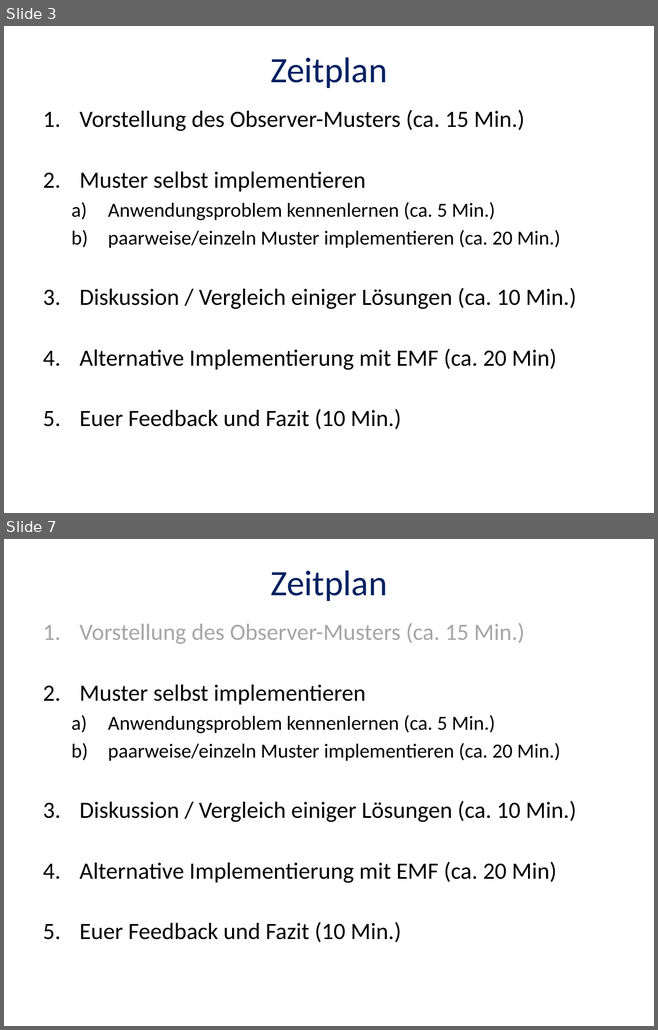
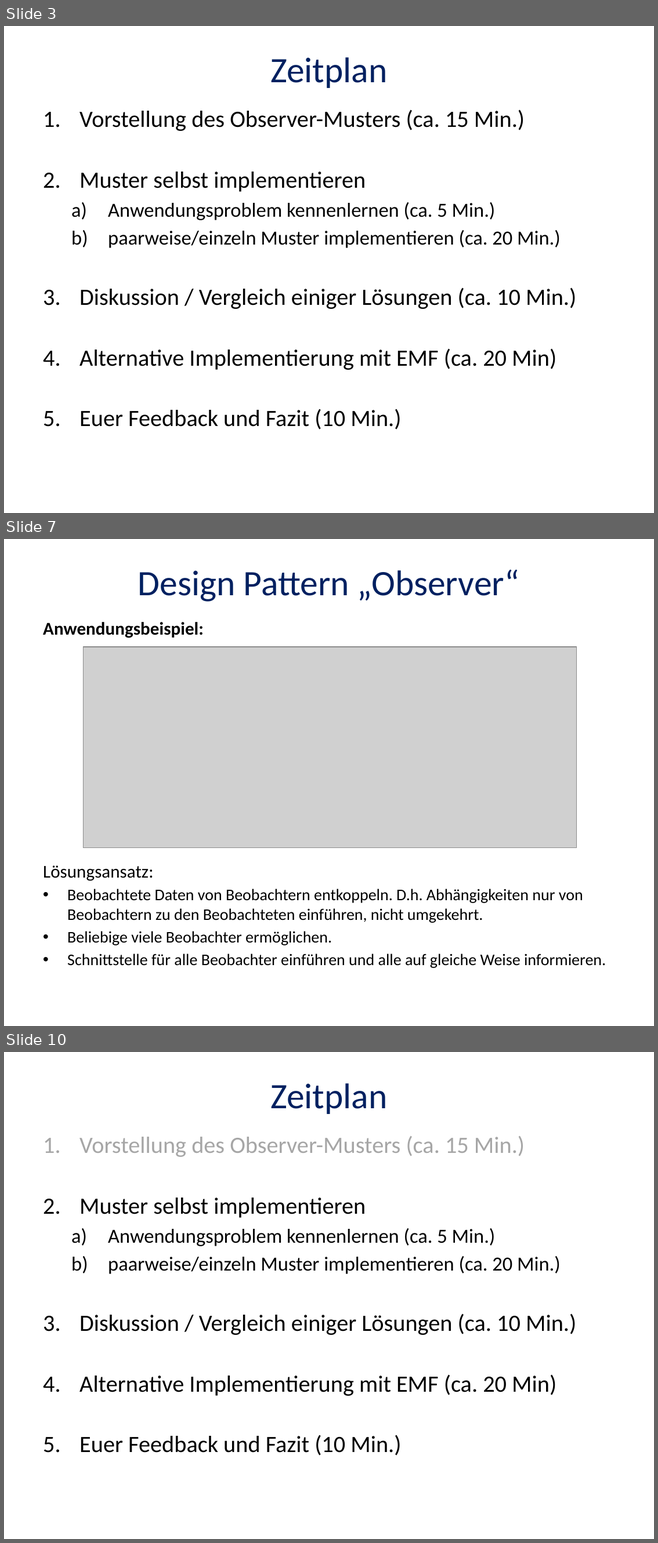
Before and after one commit to itbastian/CodingDojoDPA, a slide deck: Observer/Coding-Dojo-2015-05-06.pptx. Shown one above the other, each under a label of ours: slides 3 and 7 before the commit, slides 3, 7 and 10 after it; the slides between them are not shown. The pictures are 658x1030 and 658x1543 pixels, drawn with LibreOffice and Linux fonts; fonts in the diff are those of the drawing; grey boxes stand for pictures. Boxes give left, top, right and bottom in pixels: in the first picture for what was removed or moved away, otherwise in the second. Text is boxed around its words. In the diff, an @@ line names an element or a change of style, - is before the commit and + after.

```diff
--- a/Observer/Coding-Dojo-2015-05-06.pptx
+++ b/Observer/Coding-Dojo-2015-05-06.pptx
@@ slide 7 added at <box>4,539,654,1026</box>, background #FFFFFF @@
@@ title added at <box>138,569,520,602</box>, 39.6 pt, text #002060 @@
+Design Pattern „Observer“
@@ text added at <box>43,622,605,968</box>, 18 pt, text #000000 @@
+Anwendungsbeispiel:
+Lösungsansatz:
+• Beobachtete Daten von Beobachtern entkoppeln. D.h. Abhängigkeiten nur von Beobachtern zu den Beobachteten einführen, nicht umgekehrt.
+• Beliebige viele Beobachter ermöglichen.
+• Schnittstelle für alle Beobachter einführen und alle auf gleiche Weise informieren.
@@ picture added at <box>83,647,576,848</box> @@
@@ what was slide 7 is now slide 10 @@
```
Also in this commit, not shown: 3 slides changed, 9 other slides added, 5 slides removed, 1 other file.
